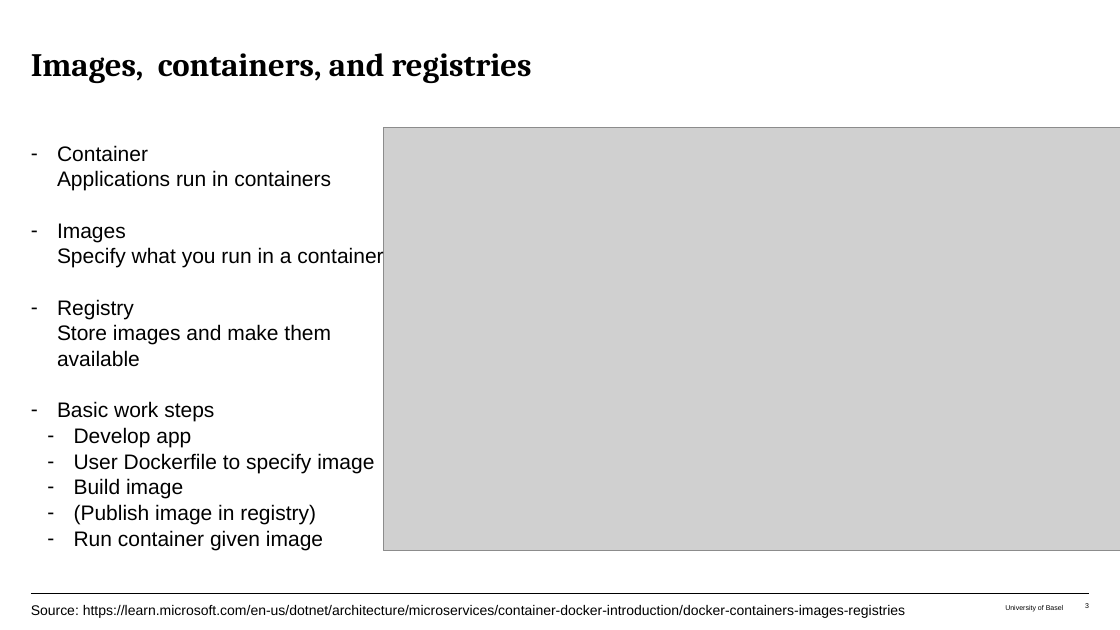
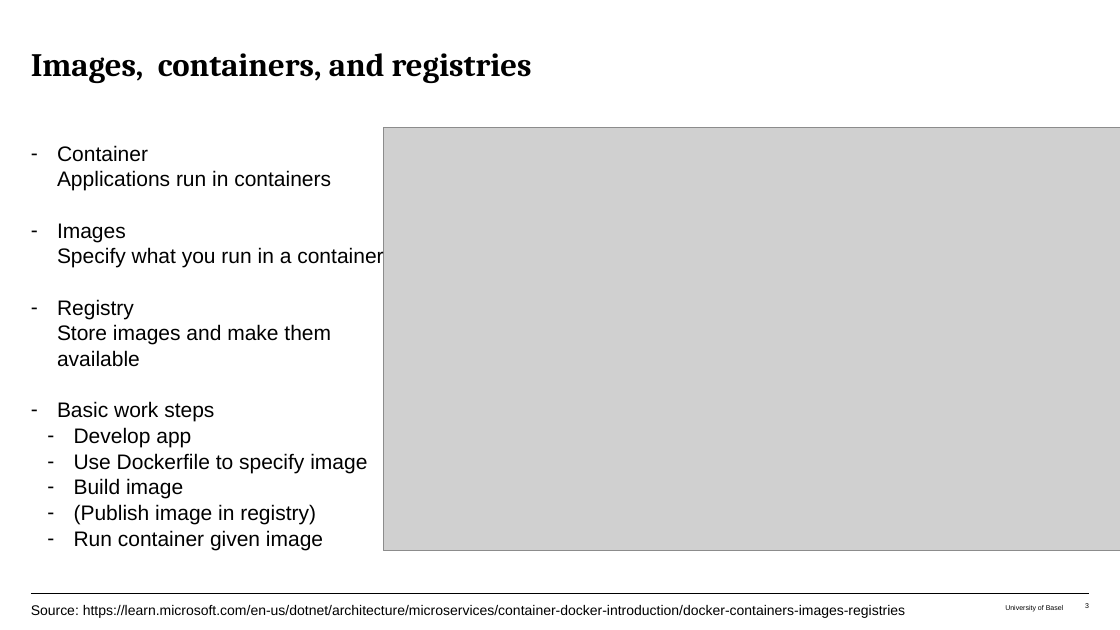
Before and after one commit to jabrell/docker_intro, a slide deck: slide 3 of slides/docker_intro.pptx. Drawn at 1120x630 pixels with LibreOffice and Linux fonts; fonts in the diff are those of the drawing; grey boxes stand for pictures. Boxes give left, top, right and bottom in pixels: in the first picture for what was removed or moved away, otherwise in the second. Text is boxed around its words. In the diff, an @@ line names an element or a change of style, - is before the commit and + after.

```diff
--- a/slides/docker_intro.pptx
+++ b/slides/docker_intro.pptx
@@ text at bbox=[74, 453, 367, 473]: text changed @@
-  – User Dockerfile to specify image
+  – Use Dockerfile to specify image
```
Also in this commit, not shown: 1 other slide changed.
